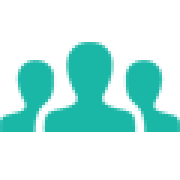
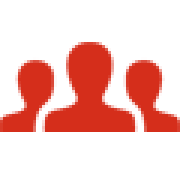
The second 180×180 image is a revision of the first. Changes to its layers:
hid "Layer 1" over bbox(0, 42, 180, 132)
added layer "Layer 2" above "User" over bbox(0, 42, 180, 132)
